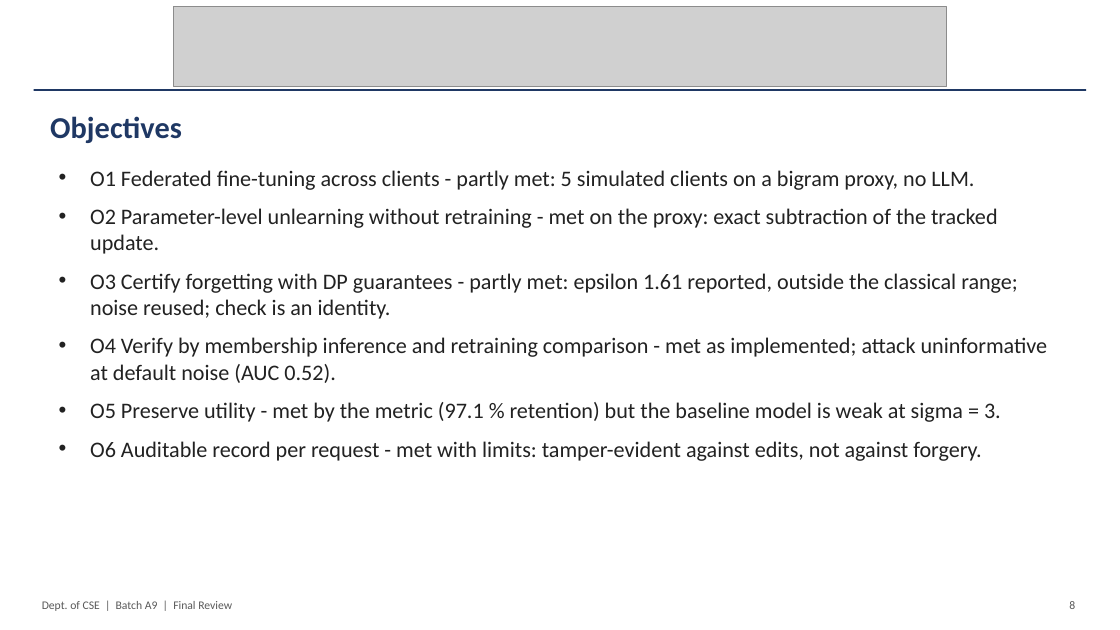
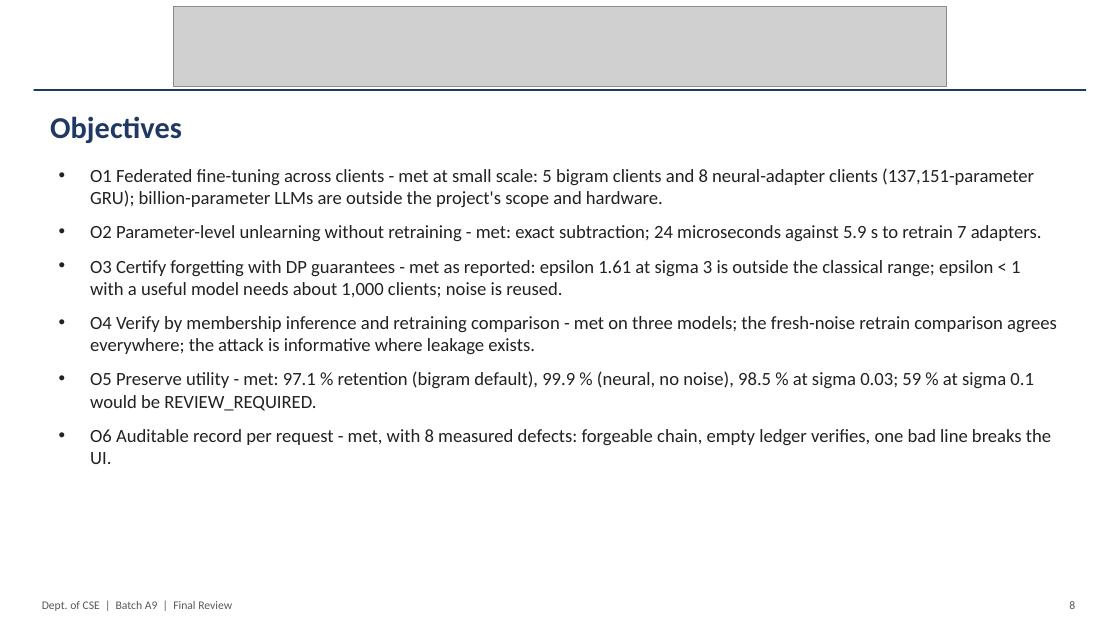
Before and after one commit to madhava-smartgrowInfotech/Btech-Projects, a slide deck: slide 8 of CSDS/A/CSDS-A-A9/16.Final_PPT.pptx. Drawn at 1120x630 pixels with LibreOffice and Linux fonts; fonts in the diff are those of the drawing; grey boxes stand for pictures. Boxes give left, top, right and bottom in pixels: in the first picture for what was removed or moved away, otherwise in the second. Text is boxed around its words. In the diff, an @@ line names an element or a change of style, - is before the commit and + after.

Commit message:
Update project documentation

```diff
--- a/CSDS/A/CSDS-A-A9/16.Final_PPT.pptx
+++ b/CSDS/A/CSDS-A-A9/16.Final_PPT.pptx
@@ text at [90,168,1057,464]: text changed; size 19 to 16 pt @@
-• O1 Federated fine-tuning across clients - partly met: 5 simulated clients on a bigram proxy, no LLM.
-• O2 Parameter-level unlearning without retraining - met on the proxy: exact subtraction of the tracked update.
-• O3 Certify forgetting with DP guarantees - partly met: epsilon 1.61 reported, outside the classical range; noise reused; check is an identity.
-• O4 Verify by membership inference and retraining comparison - met as implemented; attack uninformative at default noise (AUC 0.52).
-• O5 Preserve utility - met by the metric (97.1 % retention) but the baseline model is weak at sigma = 3.
-• O6 Auditable record per request - met with limits: tamper-evident against edits, not against forgery.
+• O1 Federated fine-tuning across clients - met at small scale: 5 bigram clients and 8 neural-adapter clients (137,151-parameter GRU); billion-parameter LLMs are outside the project's scope and hardware.
+• O2 Parameter-level unlearning without retraining - met: exact subtraction; 24 microseconds against 5.9 s to retrain 7 adapters.
+• O3 Certify forgetting with DP guarantees - met as reported: epsilon 1.61 at sigma 3 is outside the classical range; epsilon < 1 with a useful model needs about 1,000 clients; noise is reused.
+• O4 Verify by membership inference and retraining comparison - met on three models; the fresh-noise retrain comparison agrees everywhere; the attack is informative where leakage exists.
+• O5 Preserve utility - met: 97.1 % retention (bigram default), 99.9 % (neural, no noise), 98.5 % at sigma 0.03; 59 % at sigma 0.1 would be REVIEW_REQUIRED.
+• O6 Auditable record per request - met, with 8 measured defects: forgeable chain, empty ledger verifies, one bad line breaks the UI.
```
Also in this commit, not shown: 11 other slides changed, 50 other files.
